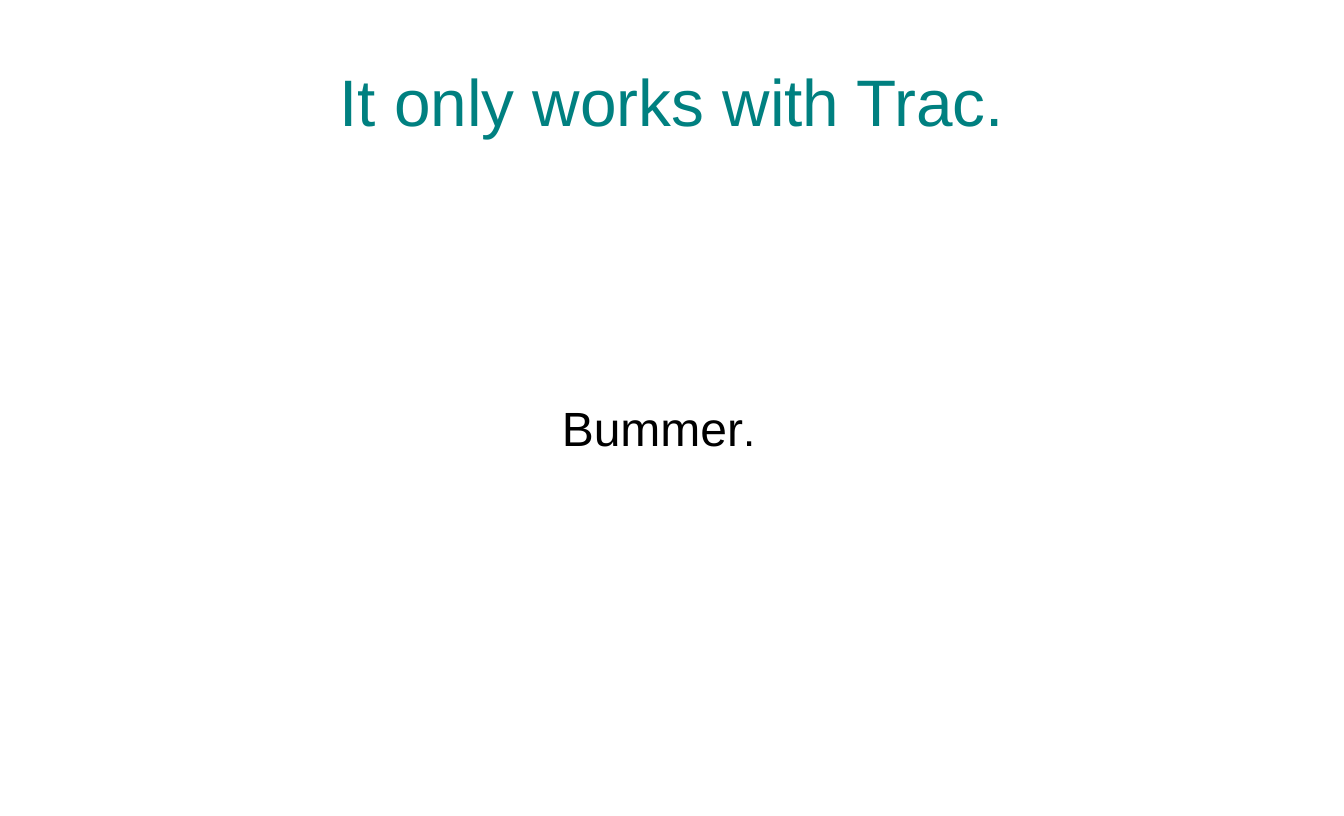
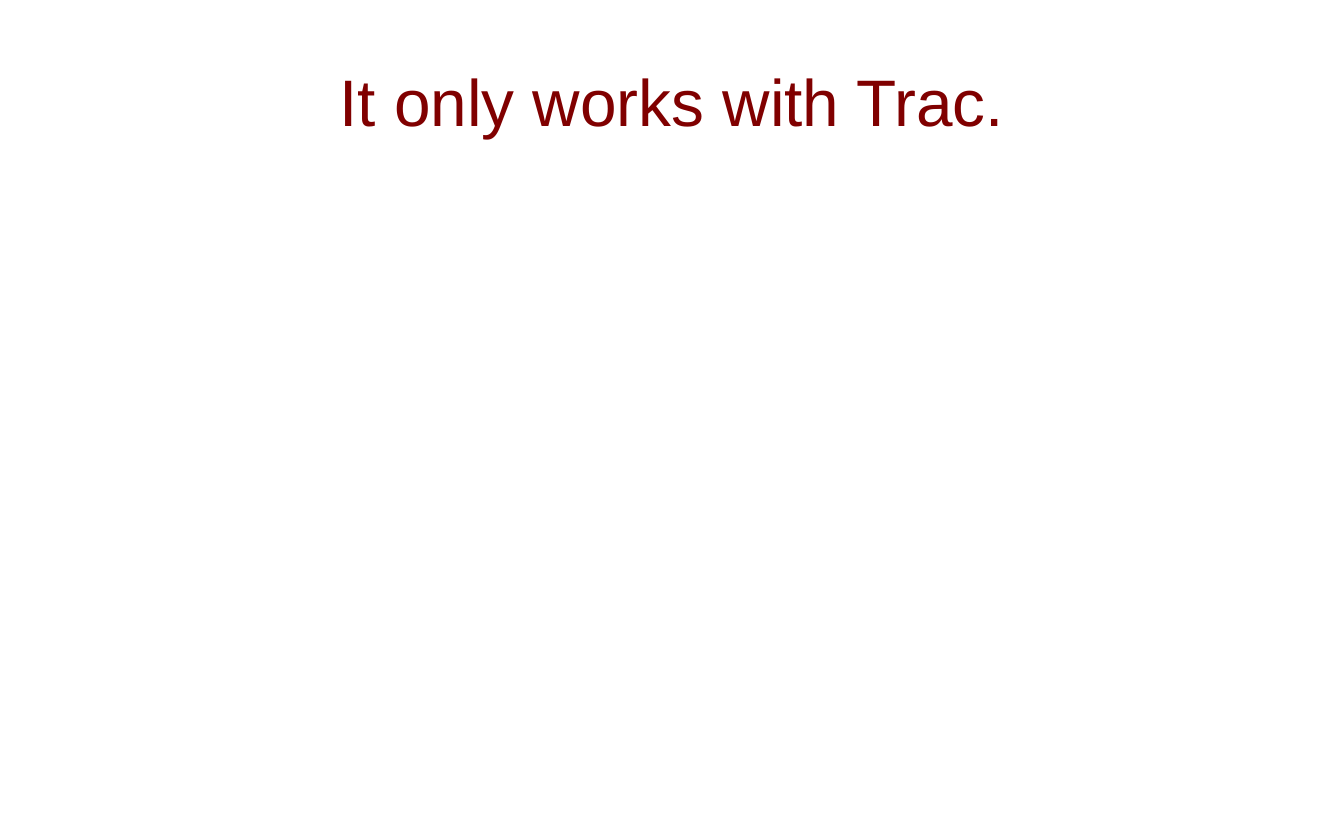
Before and after one commit to slinkp/pygotham_hamage_demo, a slide deck: slide 20 of slides.odp (slide 16 before the commit). Drawn at 1344x816 pixels with LibreOffice and Linux fonts; fonts in the diff are those of the drawing. Boxes give left, top, right and bottom in pixels: in the first picture for what was removed or moved away, otherwise in the second. Text is boxed around its words. In the diff, an @@ line names an element or a change of style, - is before the commit and + after.

```diff
--- a/slides.odp
+++ b/slides.odp
@@ title "It only works with Trac." at (339, 78, 1004, 138): text colour #008080 to #800000 @@
@@ subtitle removed at (562, 413, 743, 447) @@
-Bummer.
```
Also in this commit, not shown: 29 other slides changed, 6 slides added, 1 slide removed.
